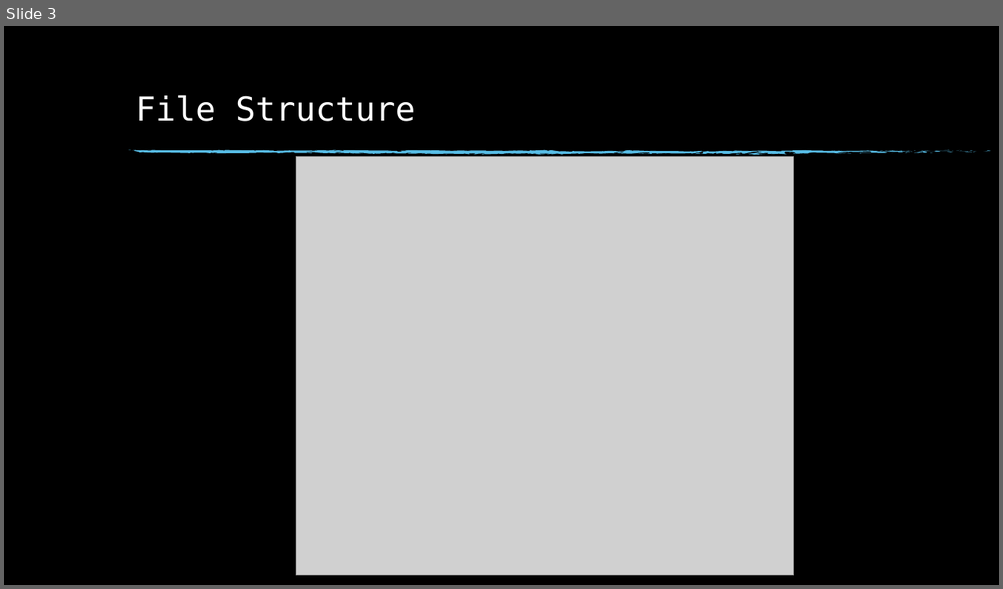
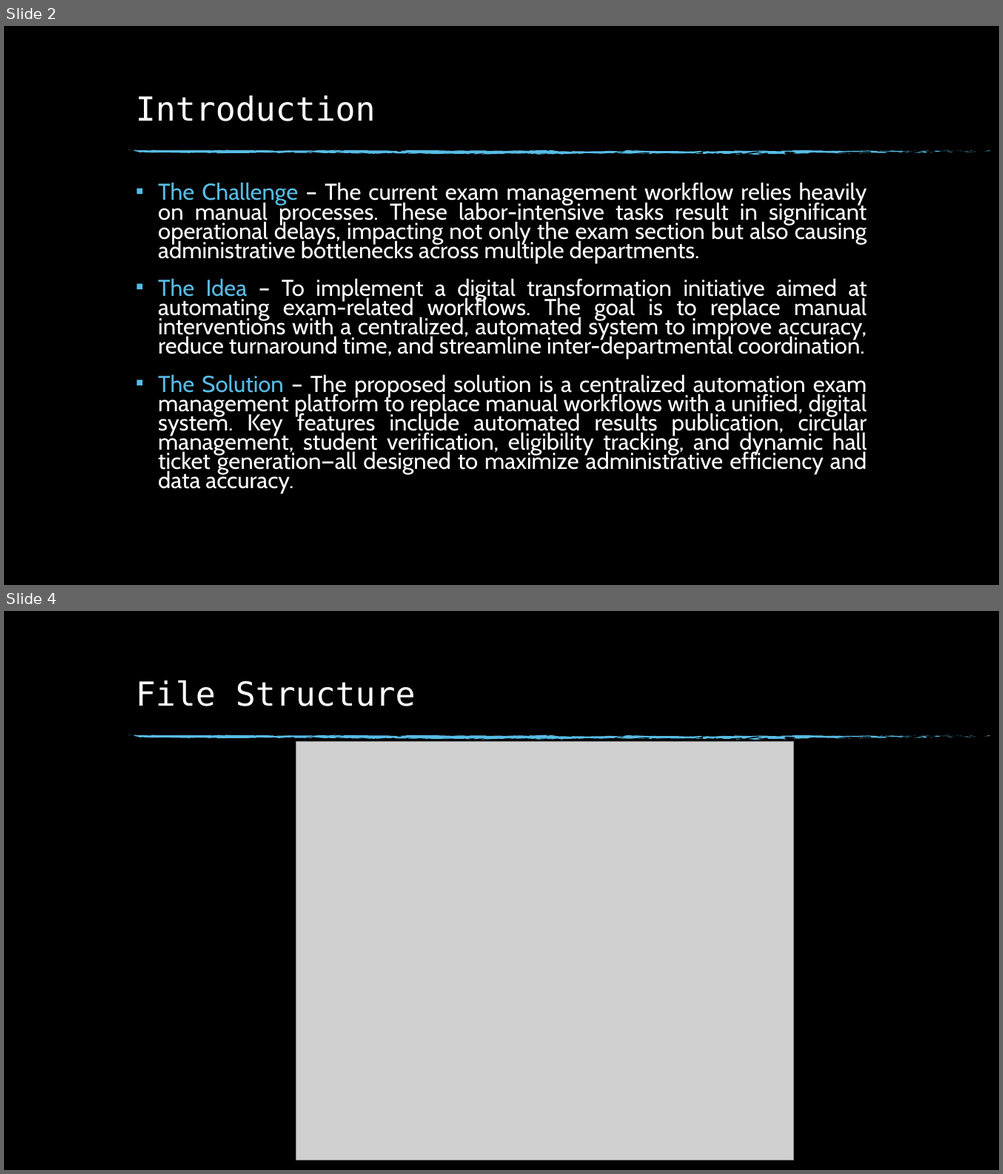
Before and after one commit to gowtham99664/spmvv-exam-results, a slide deck: SPMVV-Exam-Results.pptx. Shown one above the other, each under a label of ours: slide 3 before the commit, slides 2 and 4 after it; the slides between them are not shown. The pictures are 1003x589 and 1003x1174 pixels, drawn with LibreOffice and Linux fonts; fonts in the diff are those of the drawing; grey boxes stand for pictures; background and template pictures are left out. Boxes give left, top, right and bottom in pixels: in the first picture for what was removed or moved away, otherwise in the second. Text is boxed around its words. In the diff, an @@ line names an element or a change of style, - is before the commit and + after.

```diff
--- a/SPMVV-Exam-Results.pptx
+++ b/SPMVV-Exam-Results.pptx
@@ slide 2 added at <box>4,26,999,585</box>, background picture (left out); not listed: 75 template elements that a slide beside it also shows @@
@@ title added at <box>136,96,375,121</box>, 32 pt, text #FFFFFF @@
+Introduction
@@ text added at <box>158,182,867,494</box>, 22.2 pt, text #FFFFFF @@
+▪ The Challenge – The current exam management workflow relies heavily on manual processes. These labor-intensive tasks result in significant operational delays, impacting not only the exam section but also causing administrative bottlenecks across multiple departments.
+▪ The Idea – To implement a digital transformation initiative aimed at automating exam-related workflows. The goal is to replace manual interventions with a centralized, automated system to improve accuracy, reduce turnaround time, and streamline inter-departmental coordination.
+▪ The Solution – The proposed solution is a centralized automation exam management platform to replace manual workflows with a unified, digital system. Key features include automated results publication, circular management, student verification, eligibility tracking, and dynamic hall ticket generation—all designed to maximize administrative efficiency and data accuracy.
@@ what was slide 3 is now slide 4 @@
```
Also in this commit, not shown: 2 slides changed, 5 other slides added.
